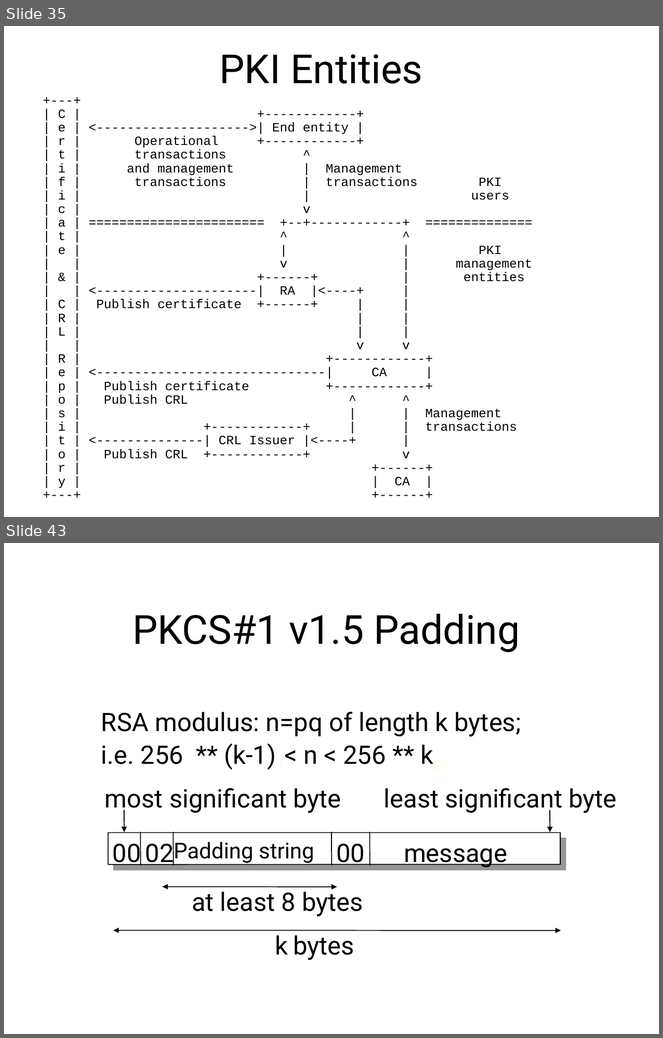
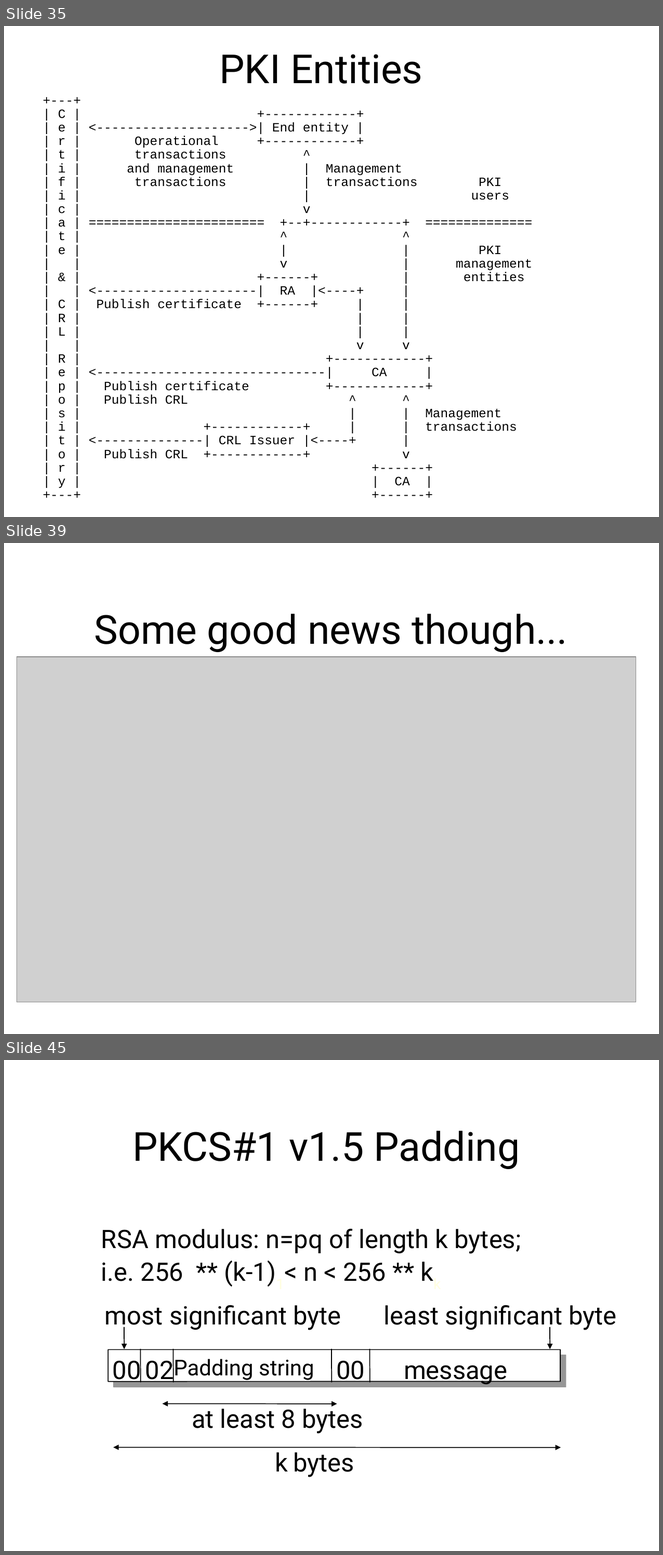
Before and after one commit to sftcd/cs7053, a slide deck: 2016lectures/06-protocols.ppt. Shown one above the other, each under a label of ours: slides 35 and 43 before the commit, slides 35, 39 and 45 after it; the slides between them are not shown. The pictures are 663x1038 and 663x1555 pixels, drawn with LibreOffice and Linux fonts; fonts in the diff are those of the drawing; grey boxes stand for pictures. Boxes give left, top, right and bottom in pixels: in the first picture for what was removed or moved away, otherwise in the second. Text is boxed around its words. In the diff, an @@ line names an element or a change of style, - is before the commit and + after.

```diff
--- a/2016lectures/06-protocols.ppt
+++ b/2016lectures/06-protocols.ppt
@@ slide 39 added at <box>4,543,659,1034</box>, background #FFFFFF @@
@@ text added at <box>94,614,568,652</box>, 44 pt, text #000000 @@
+Some good news though...
@@ picture added at <box>17,657,636,1003</box> @@
@@ what was slide 43 is now slide 45 @@
```
Also in this commit, not shown: 15 slides changed, 1 other slide added.
